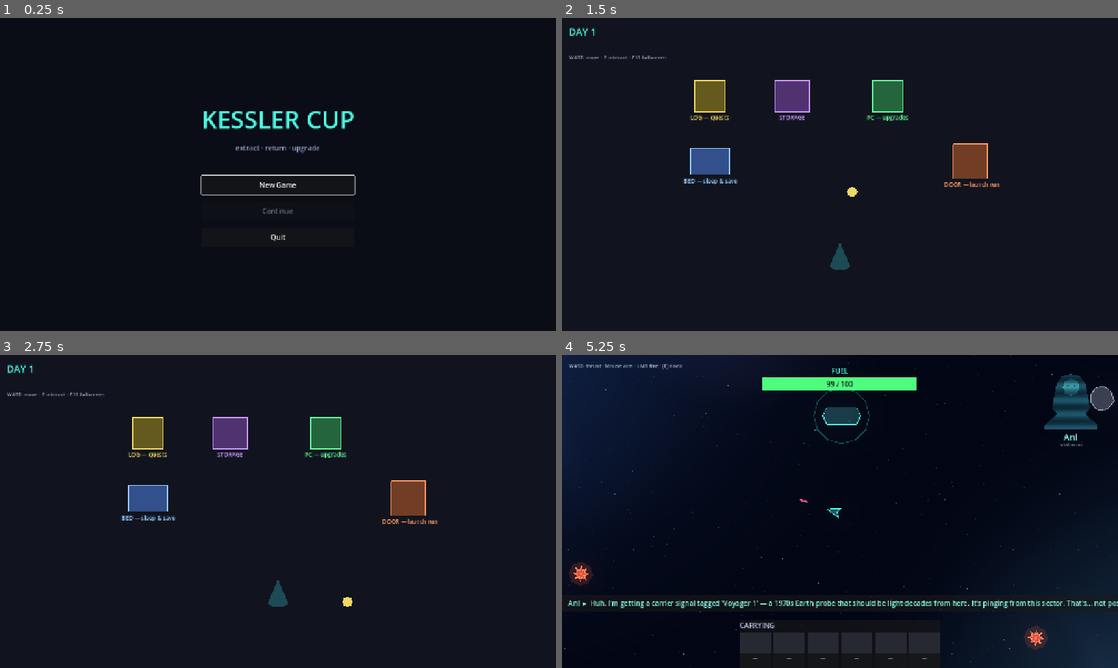
Above: before the commit, frames 1-4 (two rows, left to right).
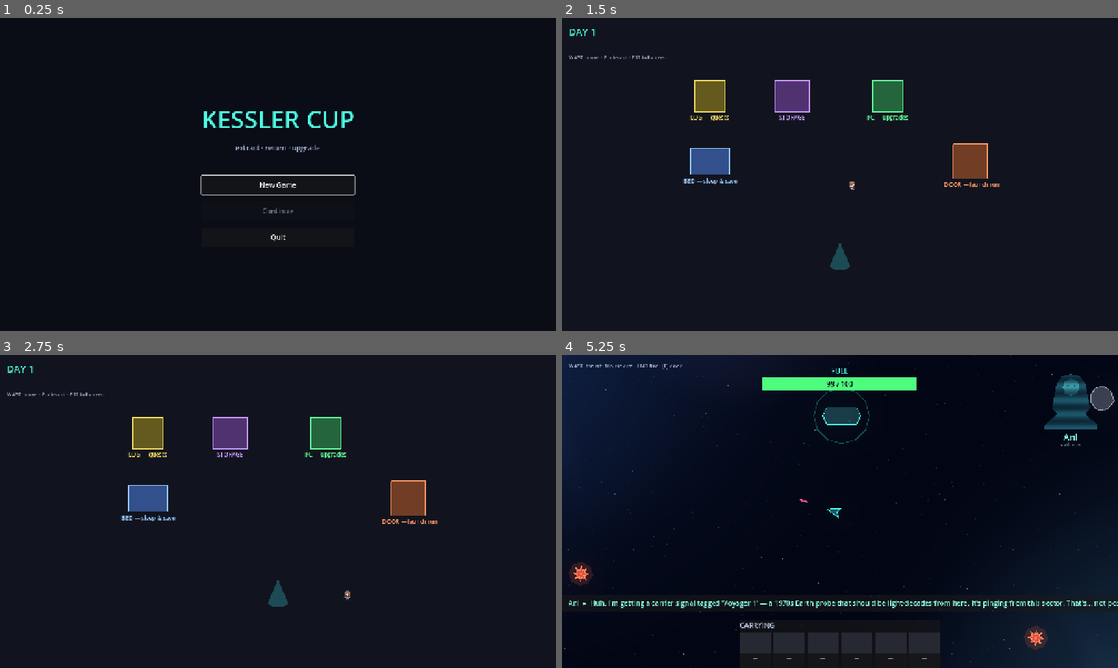
Above: after the commit, the same moments.

Repository: ahasl/kessler-cup-v01
Game: Godot game, scene res://ui/main_menu.tscn
Two runs of this game, one before a commit and one after it. Both use one fixed random seed, a clock stepped at 60 frames per second and the inputs below.
Inputs (mouse positions are in pixels of both pictures, inside the frame that each line leads up to):
- Up to frame 1 (0.25 s): no input
- Up to frame 2 (1.5 s): click "New Game" at 0.5 s; tap Enter at 1.25 s; move the mouse to (962, 158) at 1.27 s; hold D (move_right) from 1.28 s (still down); hold E (interact) from 1.28 s (still down)
- Up to frame 3 (2.75 s): move the mouse to (166, 527) at 2.02 s; release D (move_right) at 2.03 s; release E (interact) at 2.03 s; hold S (move_down) from 2.03 s (still down); tap E (interact) at 2.1 s
- Up to frame 4 (5.25 s): tap Space at 2.75 s; move the mouse to (895, 442) at 2.77 s; release S (move_down) at 2.78 s; press the mouse at (895, 442) at 2.78 s; hold D (move_right) 2.78-3.53 s; tap E (interact) at 3.05, 3.6 s; move the mouse to (812, 574) at 3.52 s; release the mouse at (812, 574) at 3.53 s; hold W (move_up) 3.53-4.28 s; move the mouse to (1006, 558) at 4.27 s; hold E (interact) 4.28-5.03 s; hold A (move_left) from 4.28 s (still down); tap Enter at 5 s; move the mouse to (673, 464) at 5.02 s; click (673, 464) at 5.1 s

The runs differ from the first frame. In frame 1, 0.5% of the frame differs, in the area x 36-64%, y 29-71%; in frame 2, 0.4%; in frame 3, 0.4%; in frame 4, 0.9%, in the area x 1-100%, y 2-98%.

Commit message:
feat: add player

Diff:
--- a/project.godot
+++ b/project.godot
@@ -18,11 +18,11 @@
 [autoload]
 
 EventBus="*res://autoload/EventBus.gd"
-SaveManager="*res://autoload/SaveManager.gd"
 InventoryManager="*res://autoload/InventoryManager.gd"
 UpgradeManager="*res://autoload/UpgradeManager.gd"
+SaveManager="*res://autoload/SaveManager.gd"
+GameManager="*res://autoload/GameManager.gd"
 ProgressManager="*res://autoload/ProgressManager.gd"
-GameManager="*res://autoload/GameManager.gd"
 QuestManager="*res://autoload/QuestManager.gd"
 
 [display]
@@ -65,6 +65,11 @@
 "events": [Object(InputEventKey,"resource_local_to_scene":false,"resource_name":"","device":-1,"window_id":0,"alt_press …(190 unchanged characters)…
 ]
 }
+dodge={
+"deadzone": 0.5,
+"events": [Object(InputEventKey,"resource_local_to_scene":false,"resource_name":"","device":-1,"window_id":0,"alt_pressed":false,"shift_pressed":false,"ctrl_pressed":false,"meta_pressed":false,"pressed":false,"keycode":0,"physical_keycode":32,"key_label":0,"unicode":0,"location":0,"echo":false,"script":null)
+]
+}
 
 [physics]
 
@@ -72,5 +77,6 @@
 
 [rendering]
 
+textures/canvas_textures/default_texture_filter=0
 rendering_device/driver.windows="d3d12"
 viewport/hdr_2d=true
--- a/scenes/station/station_player.gd
+++ b/scenes/station/station_player.gd
@@ -1,14 +1,14 @@
 extends CharacterBody2D
-## Station-domain avatar. A top-down walker that roams the hub and activates
-## the nearest Interactable with the interact action. No fuel, no combat —
-## deliberately separate from the run-domain player ship.
 
 const SPEED := 240.0
 
 @onready var _reach: Area2D = $Reach
+@onready var _sprite: AnimatedSprite2D = $AnimatedSprite2D
 
 var _nearby: Array[Interactable] = []
 var _current: Interactable = null
+
+var _last_direction := "down"
 
 
 func _ready() -> void:
@@ -22,8 +22,30 @@
 		Input.get_axis("move_left", "move_right"),
 		Input.get_axis("move_up", "move_down")
 	)
+
 	velocity = input.normalized() * SPEED
 	move_and_slide()
+
+	_update_animation(input)
+
+
+func _update_animation(input: Vector2) -> void:
+	if input.length() > 0:
+		# Bewegungsrichtung bestimmen
+		if abs(input.x) > abs(input.y):
+			if input.x > 0:
+				_last_direction = "right"
+			else:
+				_last_direction = "left"
+		else:
+			if input.y > 0:
+				_last_direction = "down"
+			else:
+				_last_direction = "top"
+
+		_sprite.play("walk_" + _last_direction)
+	else:
+		_sprite.play("idle_" + _last_direction)
 
 
 func _unhandled_input(event: InputEvent) -> void:
@@ -46,6 +68,8 @@
 func _update_current() -> void:
 	if _current != null:
 		_current.set_highlight(false)
+
 	_current = _nearby.back() if not _nearby.is_empty() else null
+
 	if _current != null:
 		_current.set_highlight(true)
--- a/scenes/station/station_player.tscn
+++ b/scenes/station/station_player.tscn
@@ -1,24 +1,267 @@
-[gd_scene load_steps=4 format=3]
-
-[ext_resource type="Script" path="res://scenes/station/station_player.gd" id="1"]
+[gd_scene format=3 uid="uid://byec2m0yu0idd"]
+
+[ext_resource type="Script" uid="uid://nwel8c56s6yb" path="res://scenes/station/station_player.gd" id="1"]
+[ext_resource type="Texture2D" uid="uid://ct362tbl8ouef" path="res://lib/Characters_free/Alex_16x16.png" id="2_mxyim"]
+
+[sub_resource type="AtlasTexture" id="AtlasTexture_lyidl"]
+atlas = ExtResource("2_mxyim")
+region = Rect2(48, 0, 16, 37)
+
+[sub_resource type="AtlasTexture" id="AtlasTexture_mxyim"]
+atlas = ExtResource("2_mxyim")
+region = Rect2(32, 0, 16, 37)
+
+[sub_resource type="AtlasTexture" id="AtlasTexture_46qkm"]
+atlas = ExtResource("2_mxyim")
+region = Rect2(0, 0, 16, 37)
+
+[sub_resource type="AtlasTexture" id="AtlasTexture_vj5xv"]
+atlas = ExtResource("2_mxyim")
+region = Rect2(16, 0, 16, 37)
+
+[sub_resource type="AtlasTexture" id="AtlasTexture_wfube"]
+atlas = ExtResource("2_mxyim")
+region = Rect2(288, 64, 16, 32)
+
+[sub_resource type="AtlasTexture" id="AtlasTexture_pylwh"]
+atlas = ExtResource("2_mxyim")
+region = Rect2(304, 64, 16, 32)
+
+[sub_resource type="AtlasTexture" id="AtlasTexture_47nka"]
+atlas = ExtResource("2_mxyim")
+region = Rect2(320, 64, 16, 32)
+
+[sub_resource type="AtlasTexture" id="AtlasTexture_5vdvq"]
+atlas = ExtResource("2_mxyim")
+region = Rect2(336, 64, 16, 32)
+
+[sub_resource type="AtlasTexture" id="AtlasTexture_tuxky"]
+atlas = ExtResource("2_mxyim")
+region = Rect2(352, 64, 16, 32)
+
+[sub_resource type="AtlasTexture" id="AtlasTexture_xbhmo"]
+atlas = ExtResource("2_mxyim")
+region = Rect2(368, 64, 16, 32)
+
+[sub_resource type="AtlasTexture" id="AtlasTexture_qn367"]
+atlas = ExtResource("2_mxyim")
+region = Rect2(192, 64, 16, 32)
+
+[sub_resource type="AtlasTexture" id="AtlasTexture_auq8u"]
+atlas = ExtResource("2_mxyim")
+region = Rect2(208, 64, 16, 32)
+
+[sub_resource type="AtlasTexture" id="AtlasTexture_3lhit"]
+atlas = ExtResource("2_mxyim")
+region = Rect2(224, 64, 16, 32)
+
+[sub_resource type="AtlasTexture" id="AtlasTexture_651vl"]
+atlas = ExtResource("2_mxyim")
+region = Rect2(240, 64, 16, 32)
+
+[sub_resource type="AtlasTexture" id="AtlasTexture_2dx0f"]
+atlas = ExtResource("2_mxyim")
+region = Rect2(256, 64, 16, 32)
+
+[sub_resource type="AtlasTexture" id="AtlasTexture_jtt02"]
+atlas = ExtResource("2_mxyim")
+region = Rect2(272, 64, 16, 32)
+
+[sub_resource type="AtlasTexture" id="AtlasTexture_5mar3"]
+atlas = ExtResource("2_mxyim")
+region = Rect2(0, 64, 16, 32)
+
+[sub_resource type="AtlasTexture" id="AtlasTexture_b3evb"]
+atlas = ExtResource("2_mxyim")
+region = Rect2(16, 64, 16, 32)
+
+[sub_resource type="AtlasTexture" id="AtlasTexture_81klq"]
+atlas = ExtResource("2_mxyim")
+region = Rect2(32, 64, 16, 32)
+
+[sub_resource type="AtlasTexture" id="AtlasTexture_rln1d"]
+atlas = ExtResource("2_mxyim")
+region = Rect2(48, 64, 16, 32)
+
+[sub_resource type="AtlasTexture" id="AtlasTexture_w0ap8"]
+atlas = ExtResource("2_mxyim")
+region = Rect2(64, 64, 16, 32)
+
+[sub_resource type="AtlasTexture" id="AtlasTexture_5sh8o"]
+atlas = ExtResource("2_mxyim")
+region = Rect2(80, 64, 16, 32)
+
+[sub_resource type="AtlasTexture" id="AtlasTexture_a0gx8"]
+atlas = ExtResource("2_mxyim")
+region = Rect2(96, 64, 16, 32)
+
+[sub_resource type="AtlasTexture" id="AtlasTexture_h0m5v"]
+atlas = ExtResource("2_mxyim")
+region = Rect2(112, 64, 16, 32)
+
+[sub_resource type="AtlasTexture" id="AtlasTexture_p1cp8"]
+atlas = ExtResource("2_mxyim")
+region = Rect2(128, 64, 16, 32)
+
+[sub_resource type="AtlasTexture" id="AtlasTexture_h2gc1"]
+atlas = ExtResource("2_mxyim")
+region = Rect2(144, 64, 16, 32)
+
+[sub_resource type="AtlasTexture" id="AtlasTexture_ra8m4"]
+atlas = ExtResource("2_mxyim")
+region = Rect2(160, 64, 16, 32)
+
+[sub_resource type="AtlasTexture" id="AtlasTexture_hqjan"]
+atlas = ExtResource("2_mxyim")
+region = Rect2(176, 64, 16, 32)
+
+[sub_resource type="SpriteFrames" id="SpriteFrames_46qkm"]
+animations = [{
+"frames": [{
+"duration": 1.0,
+"texture": SubResource("AtlasTexture_lyidl")
+}],
+"loop": true,
+"name": &"idle_down",
+"speed": 5.0
+}, {
+"frames": [{
+"duration": 1.0,
+"texture": SubResource("AtlasTexture_mxyim")
+}],
+"loop": true,
+"name": &"idle_left",
+"speed": 5.0
+}, {
+"frames": [{
+"duration": 1.0,
+"texture": SubResource("AtlasTexture_46qkm")
+}],
+"loop": true,
+"name": &"idle_right",
+"speed": 5.0
+}, {
+"frames": [{
+"duration": 1.0,
+"texture": SubResource("AtlasTexture_vj5xv")
+}],
+"loop": true,
+"name": &"idle_top",
+"speed": 5.0
+}, {
+"frames": [{
+"duration": 1.0,
+"texture": SubResource("AtlasTexture_wfube")
+}, {
+"duration": 1.0,
+"texture": SubResource("AtlasTexture_pylwh")
+}, {
+"duration": 1.0,
+"texture": SubResource("AtlasTexture_47nka")
+}, {
+"duration": 1.0,
+"texture": SubResource("AtlasTexture_5vdvq")
+}, {
+"duration": 1.0,
+"texture": SubResource("AtlasTexture_tuxky")
+}, {
+"duration": 1.0,
+"texture": SubResource("AtlasTexture_xbhmo")
+}],
+"loop": true,
+"name": &"walk_down",
+"speed": 5.0
+}, {
+"frames": [{
+"duration": 1.0,
+"texture": SubResource("AtlasTexture_qn367")
+}, {
+"duration": 1.0,
+"texture": SubResource("AtlasTexture_auq8u")
+}, {
+"duration": 1.0,
+"texture": SubResource("AtlasTexture_3lhit")
+}, {
+"duration": 1.0,
+"texture": SubResource("AtlasTexture_651vl")
+}, {
+"duration": 1.0,
+"texture": SubResource("AtlasTexture_2dx0f")
+}, {
+"duration": 1.0,
+"texture": SubResource("AtlasTexture_jtt02")
+}],
+"loop": true,
+"name": &"walk_left",
+"speed": 5.0
+}, {
+"frames": [{
+"duration": 1.0,
+"texture": SubResource("AtlasTexture_5mar3")
+}, {
+"duration": 1.0,
+"texture": SubResource("AtlasTexture_b3evb")
+}, {
+"duration": 1.0,
+"texture": SubResource("AtlasTexture_81klq")
+}, {
+"duration": 1.0,
+"texture": SubResource("AtlasTexture_rln1d")
+}, {
+"duration": 1.0,
+"texture": SubResource("AtlasTexture_w0ap8")
+}, {
+"duration": 1.0,
+"texture": SubResource("AtlasTexture_5sh8o")
+}],
+"loop": true,
+"name": &"walk_right",
+"speed": 5.0
+}, {
+"frames": [{
+"duration": 1.0,
+"texture": SubResource("AtlasTexture_a0gx8")
+}, {
+"duration": 1.0,
+"texture": SubResource("AtlasTexture_h0m5v")
+}, {
+"duration": 1.0,
+"texture": SubResource("AtlasTexture_p1cp8")
+}, {
+"duration": 1.0,
+"texture": SubResource("AtlasTexture_h2gc1")
+}, {
+"duration": 1.0,
+"texture": SubResource("AtlasTexture_ra8m4")
+}, {
+"duration": 1.0,
+"texture": SubResource("AtlasTexture_hqjan")
+}],
+"loop": true,
+"name": &"walk_top",
+"speed": 5.0
+}]
 
 [sub_resource type="CircleShape2D" id="body"]
-radius = 12.0
+radius = 8.0
 
 [sub_resource type="CircleShape2D" id="reach"]
 radius = 46.0
 
-[node name="StationPlayer" type="CharacterBody2D"]
+[node name="StationPlayer" type="CharacterBody2D" unique_id=1720546031]
 script = ExtResource("1")
 
-[node name="CollisionShape2D" type="CollisionShape2D" parent="."]
+[node name="AnimatedSprite2D" type="AnimatedSprite2D" parent="." unique_id=801207691]
+position = Vector2(0, -19)
+sprite_frames = SubResource("SpriteFrames_46qkm")
+animation = &"idle_down"
+frame_progress = 0.030766554
+
+[node name="CollisionShape2D" type="CollisionShape2D" parent="." unique_id=429457788]
+position = Vector2(0, -11)
 shape = SubResource("body")
 
-[node name="Body" type="Polygon2D" parent="."]
-color = Color(0.95, 0.85, 0.4, 1)
-polygon = PackedVector2Array(12, 0, 8.49, 8.49, 0, 12, -8.49, 8.49, -12, 0, -8.49, -8.49, 0, -12, 8.49, -8.49)
-
-[node name="Reach" type="Area2D" parent="."]
-
-[node name="CollisionShape2D" type="CollisionShape2D" parent="Reach"]
+[node name="Reach" type="Area2D" parent="." unique_id=2104830975]
+
+[node name="CollisionShape2D" type="CollisionShape2D" parent="Reach" unique_id=2090006150]
 shape = SubResource("reach")
